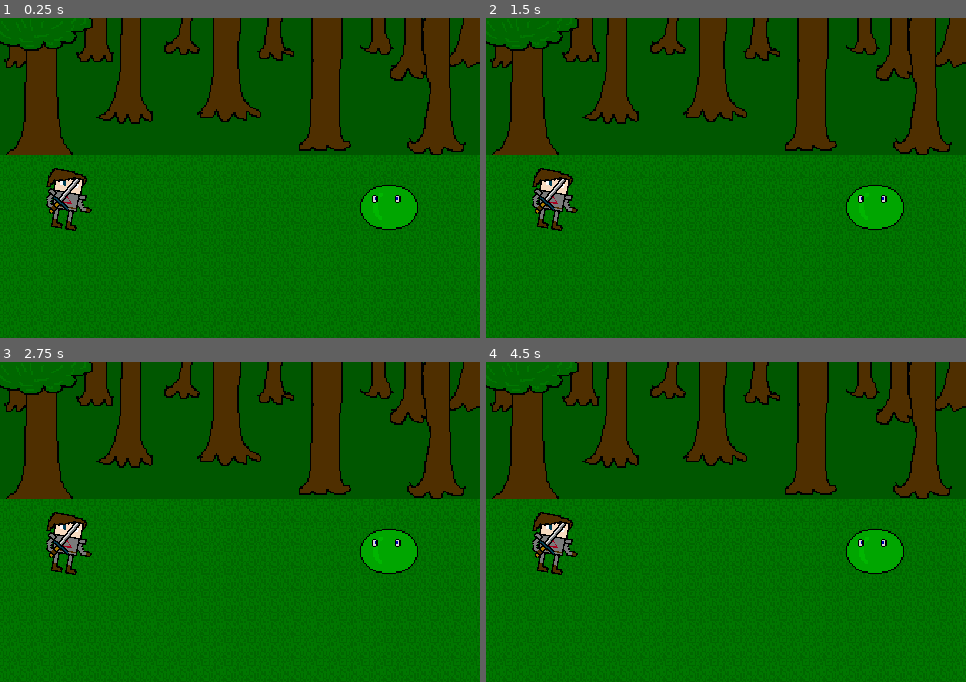
Above: before the commit, frames 1-4 (two rows, left to right).
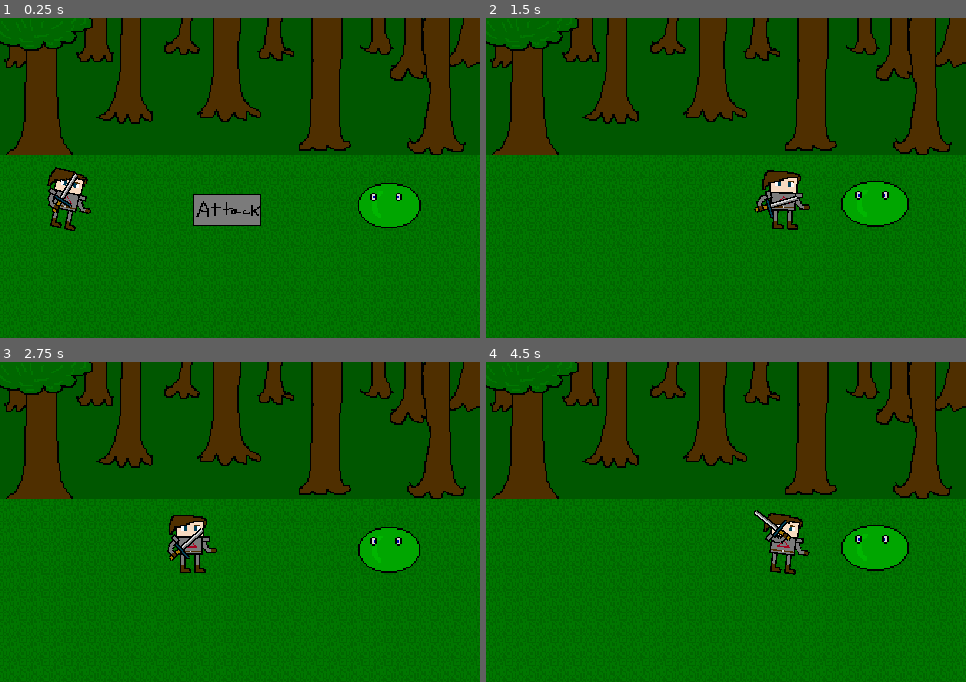
Above: after the commit, the same moments.

Repository: Enigmanark/ProjectHaven
Game: Godot game, scene res://Assets/Scenes/battle_scene.tscn
Two runs of this game, one before a commit and one after it. Both use one fixed random seed, a clock stepped at 60 frames per second and the inputs below. This scene is started directly instead of the project's main scene.
Inputs (mouse positions are in pixels of both pictures, inside the frame that each line leads up to):
- Up to frame 1 (0.25 s): no input
- Up to frame 2 (1.5 s): click (711, 210) at 0.52 s
- Up to frame 3 (2.75 s): no input
- Up to frame 4 (4.5 s): click (711, 554) at 3.52 s

The runs differ from the first frame. In frame 1, 2.3% of the frame differs, in the area x 9-88%, y 46-67%; in frame 2, 3.0%, in the area x 9-89%, y 46-67%; in frame 3, 2.7%; in frame 4, 2.9%.
Error before the commit: Attempt to call function 'play' in base 'null instance' on a null instance. (res://Assets/Prefabs/BattleSystem/Enemies/PlayAnimation.gd:6)

Commit message:
More work on the battle system

Diff:
--- a/Assets/Prefabs/BattleSystem/Enemies/PlayAnimation.gd
+++ /dev/null
@@ -1,6 +0,0 @@
-extends Sprite
-
-export(String) var animName;
-
-func _ready():
-	get_node("/AnimationPlayer").play(animName);
--- a/Assets/Prefabs/BattleSystem/Enemies/greenSlime1.tscn
+++ b/Assets/Prefabs/BattleSystem/Enemies/greenSlime1.tscn
@@ -1,8 +1,10 @@
 [gd_scene load_steps=4 format=2]
 
 [ext_resource path="res://Assets/Art/Sprites/greenSlime1.png" type="Texture" id=1]
-[ext_resource path="res://Assets/Prefabs/BattleSystem/Enemies/PlayAnimation.gd" type="Script" id=2]
-[ext_resource path="res://Assets/Prefabs/BattleSystem/Enemies/greenSlime_idle.tres" type="Animation" id=3]
+[ext_resource path="res://Assets/Prefabs/BattleSystem/Enemies/greenSlime_idle.tres" type="Animation" id=2]
+[ext_resource path="res://Assets/Scripts/BattleSystem/PlayAnimation.gd" type="Script" id=3]
+
+
 
 [node name="GreenSlime" type="Node2D" index="0"]
 
@@ -13,9 +15,7 @@
 position = Vector2( 0, -0.311928 )
 scale = Vector2( 1.0208, 1 )
 texture = ExtResource( 1 )
-script = ExtResource( 2 )
 _sections_unfolded = [ "Transform", "Z Index" ]
-animName = null
 
 [node name="AnimationPlayer" type="AnimationPlayer" parent="." index="1"]
 
@@ -24,6 +24,8 @@
 playback_process_mode = 1
 playback_default_blend_time = 0.0
 playback_speed = 1.5
-anims/greenSlime_idle = ExtResource( 3 )
+anims/greenSlime_idle = ExtResource( 2 )
 blend_times = [  ]
+script = ExtResource( 3 )
 _sections_unfolded = [ "Playback Options" ]
+animName = "greenSlime_idle"
--- a/Assets/Prefabs/BattleSystem/Players/player_attack.tres
+++ b/Assets/Prefabs/BattleSystem/Players/player_attack.tres
@@ -4,7 +4,7 @@
 
 resource_name = "player_attack"
 length = 3.5
-loop = true
+loop = false
 step = 0.2
 tracks/0/type = "value"
 tracks/0/path = NodePath(".:rotation_degrees")
@@ -13,32 +13,20 @@
 tracks/0/imported = false
 tracks/0/enabled = true
 tracks/0/keys = {
-"times": PoolRealArray( 0, 0.5 ),
-"transitions": PoolRealArray( 1, 1 ),
+"times": PoolRealArray( 0, 0.5, 3.4 ),
+"transitions": PoolRealArray( 1, 1, 1 ),
 "update": 0,
-"values": [ 0.0, 12.3922 ]
+"values": [ 0.0, 12.3922, 0.0 ]
 }
 tracks/1/type = "value"
-tracks/1/path = NodePath("test_character_battle_Layer 1:rotation_degrees")
+tracks/1/path = NodePath("PlayerArm:rotation_degrees")
 tracks/1/interp = 1
 tracks/1/loop_wrap = true
 tracks/1/imported = false
 tracks/1/enabled = true
 tracks/1/keys = {
-"times": PoolRealArray( 0, 0.5, 2, 2.8 ),
+"times": PoolRealArray( 0, 2, 2.8, 3.4 ),
 "transitions": PoolRealArray( 1, 1, 1, 1 ),
 "update": 0,
-"values": [ 48.3554, 80.6833, -70.4025, 84.2731 ]
+"values": [ 48.3554, -70.4025, 84.2731, 48.4 ]
 }
-tracks/2/type = "value"
-tracks/2/path = NodePath(".:position")
-tracks/2/interp = 1
-tracks/2/loop_wrap = true
-tracks/2/imported = false
-tracks/2/enabled = true
-tracks/2/keys = {
-"times": PoolRealArray( 0, 2, 2.8 ),
-"transitions": PoolRealArray( 1, 1, 1 ),
-"update": 0,
-"values": [ Vector2( 0, 0 ), Vector2( 120, 0 ), Vector2( 120, 0 ) ]
-}
--- a/Assets/Prefabs/BattleSystem/Players/test_character_battle1.tscn
+++ b/Assets/Prefabs/BattleSystem/Players/test_character_battle1.tscn
@@ -1,34 +1,36 @@
-[gd_scene load_steps=5 format=2]
+[gd_scene load_steps=7 format=2]
 
 [ext_resource path="res://Assets/Art/Sprites/test_character_battle_Layer 0.png" type="Texture" id=1]
-[ext_resource path="res://Assets/Art/Sprites/test_character_battle_Layer 1.png" type="Texture" id=2]
-[ext_resource path="res://Assets/Art/Sprites/test_sword.png" type="Texture" id=3]
-[ext_resource path="res://Assets/Prefabs/BattleSystem/Players/player_attack.tres" type="Animation" id=4]
+[ext_resource path="res://Assets/Scripts/BattleSystem/MoveAndAttack.gd" type="Script" id=2]
+[ext_resource path="res://Assets/Art/Sprites/test_character_battle_Layer 1.png" type="Texture" id=3]
+[ext_resource path="res://Assets/Art/Sprites/test_sword.png" type="Texture" id=4]
+[ext_resource path="res://Assets/Prefabs/BattleSystem/Players/player_attack.tres" type="Animation" id=5]
+[ext_resource path="res://Assets/Scripts/BattleSystem/PlayAnimation.gd" type="Script" id=6]
 
-[node name="test_character_battle_Layer 0" type="Sprite" index="0"]
+[node name="Player" type="Sprite" index="0"]
 
-position = Vector2( 60.3325, 0 )
-rotation = 0.179838
 texture = ExtResource( 1 )
-_sections_unfolded = [ "Transform", "Z Index" ]
+script = ExtResource( 2 )
+_sections_unfolded = [ "Offset", "Transform", "Z Index" ]
+timeToMove = 1.0
 
-[node name="test_character_battle_Layer 1" type="Sprite" parent="." index="0"]
+[node name="PlayerArm" type="Sprite" parent="." index="0"]
 
 position = Vector2( -12.1692, -3.8974 )
-rotation = 0.519465
+rotation = 0.844739
 z_index = 2
-texture = ExtResource( 2 )
+texture = ExtResource( 3 )
 centered = false
 offset = Vector2( -11, -20 )
 _sections_unfolded = [ "Offset", "Transform" ]
 
-[node name="test_sword" type="Sprite" parent="test_character_battle_Layer 1" index="0"]
+[node name="weapon" type="Sprite" parent="PlayerArm" index="0"]
 
 position = Vector2( 7.84124, -3.52391 )
 z_index = 1
 z_as_relative = false
-texture = ExtResource( 3 )
-_sections_unfolded = [ "Z Index" ]
+texture = ExtResource( 4 )
+_sections_unfolded = [ "Offset", "Transform", "Z Index" ]
 
 [node name="AnimationPlayer" type="AnimationPlayer" parent="." index="1"]
 
@@ -37,6 +39,8 @@
 playback_process_mode = 1
 playback_default_blend_time = 0.0
 playback_speed = 2.0
-anims/player_attack = ExtResource( 4 )
+anims/player_attack = ExtResource( 5 )
 blend_times = [  ]
+script = ExtResource( 6 )
 _sections_unfolded = [ "Playback Options" ]
+animName = "player_attack"
--- a/Assets/Scenes/battle_scene.tscn
+++ b/Assets/Scenes/battle_scene.tscn
@@ -1,11 +1,13 @@
-[gd_scene load_steps=5 format=2]
+[gd_scene load_steps=7 format=2]
 
 [ext_resource path="res://Assets/Tilesets/haven_tileset.tres" type="TileSet" id=1]
 [ext_resource path="res://Assets/Art/Battle_Backgrounds/background_trees.tres.png" type="Texture" id=2]
-[ext_resource path="res://Assets/Prefabs/BattleSystem/Enemies/greenSlime1.tscn" type="PackedScene" id=3]
-[ext_resource path="res://Assets/Prefabs/BattleSystem/Players/test_character_battle1.tscn" type="PackedScene" id=4]
+[ext_resource path="res://Assets/Prefabs/BattleSystem/Players/test_character_battle1.tscn" type="PackedScene" id=3]
+[ext_resource path="res://Assets/Prefabs/BattleSystem/Enemies/greenSlime1.tscn" type="PackedScene" id=4]
+[ext_resource path="res://Assets/Art/GUI/button_attack.png" type="Texture" id=5]
+[ext_resource path="res://Assets/Scripts/BattleSystem/InitiateAttack.gd" type="Script" id=6]
 
-[node name="Node2D" type="Node2D"]
+[node name="BattleScene" type="Node2D" index="0"]
 
 [node name="Camera2D" type="Camera2D" parent="." index="0"]
 
@@ -32,7 +34,9 @@
 editor_draw_limits = false
 editor_draw_drag_margin = false
 
-[node name="TileMap" type="TileMap" parent="." index="1"]
+[node name="Battle" type="Node2D" parent="." index="1"]
+
+[node name="TileMap" type="TileMap" parent="Battle" index="0"]
 
 mode = 0
 tile_set = ExtResource( 1 )
@@ -53,16 +57,46 @@
 tile_data = PoolIntArray( 393216, 0, 0, 393217, 0, 0, 393218, 0, 0, 393219, 0, 0, 393220, 0, 0, 393221, 0, 0, 393222, 0 …(2259 unchanged characters)…
 _sections_unfolded = [ "Cell" ]
 
-[node name="background_trees.tres" type="Sprite" parent="." index="2"]
+[node name="background_trees.tres" type="Sprite" parent="Battle" index="1"]
 
 texture = ExtResource( 2 )
 centered = false
 _sections_unfolded = [ "Offset" ]
 
-[node name="GreenSlime" parent="." index="3" instance=ExtResource( 3 )]
+[node name="Player" parent="Battle" index="2" instance=ExtResource( 3 )]
+
+position = Vector2( 48, 128 )
+
+[node name="GreenSlime" parent="Battle" index="3" instance=ExtResource( 4 )]
 
 position = Vector2( 272.44, 124.919 )
 
-[node name="test_character_battle_Layer 0" parent="." index="4" instance=ExtResource( 4 )]
+[node name="BattleMenu" type="Node" parent="." index="2"]
 
-position = Vector2( 48, 128 )
+[node name="AttackButton" type="TextureButton" parent="BattleMenu" index="0"]
+
+anchor_left = 0.5
+anchor_top = 0.5
+anchor_right = 0.5
+anchor_bottom = 0.5
+margin_left = -105.0
+margin_top = -37.0
+margin_right = -57.0
+margin_bottom = -5.0
+rect_scale = Vector2( 1, 0.7 )
+rect_pivot_offset = Vector2( 0, 0 )
+rect_clip_content = false
+focus_mode = 2
+mouse_filter = 0
+mouse_default_cursor_shape = 0
+size_flags_horizontal = 1
+size_flags_vertical = 1
+toggle_mode = false
+enabled_focus_mode = 2
+shortcut = null
+group = null
+texture_normal = ExtResource( 5 )
+script = ExtResource( 6 )
+_sections_unfolded = [ "Rect" ]
+
+[connection signal="pressed" from="BattleMenu/AttackButton" to="BattleMenu/AttackButton" method="_on_AttackButton_pressed"]
--- /dev/null
+++ b/Assets/Scripts/BattleSystem/InitiateAttack.gd
@@ -0,0 +1,32 @@
+extends TextureButton
+
+var attacking = false;
+var movingBack = false;
+var player;
+var attackWaitTimer = 0;
+var attackWaitTime = 0.65;
+
+func _ready():
+	player = get_parent().get_parent().get_node("Battle/Player");
+
+func attack():
+	attacking = true;
+	player.move_and_attack();
+	visible = false;
+
+func _process(delta):
+	if attacking:
+		if player.inPosition:
+			attackWaitTimer += delta;
+			if attackWaitTimer >= attackWaitTime:
+				attackWaitTimer = 0;
+				player.move_left();
+				attacking = false;
+				player.inPosition = false;
+				movingBack = true;
+	elif movingBack:
+		if player.inPosition:
+			visible = true;
+
+func _on_AttackButton_pressed():
+	attack();
--- /dev/null
+++ b/Assets/Scripts/BattleSystem/MoveAndAttack.gd
@@ -0,0 +1,35 @@
+extends Sprite
+
+var isMovingRight = false;
+var isMovingLeft = false;
+var timer = 0;
+export(float) var timeToMove = 1;
+var inPosition = false;
+
+func _ready():
+	pass
+
+func _process(delta):
+	if isMovingRight:
+		position = Vector2(position.x + (float(180) * delta), position.y);
+		timer += delta;
+		if timer >= timeToMove:
+			isMovingRight = false;
+			inPosition = true;
+			timer = 0;
+	elif isMovingLeft:
+		position = Vector2(position.x - (float(180) * delta), position.y);
+		timer += delta;
+		if timer >= timeToMove:
+			isMovingLeft = false;
+			inPosition = true;
+			timer = 0;
+
+func move_and_attack():
+	get_node("AnimationPlayer").play("player_attack");
+	isMovingRight = true;
+	inPosition = false;
+
+func move_left():
+	isMovingLeft = true;
+	inPosition = false;
--- /dev/null
+++ b/Assets/Scripts/BattleSystem/PlayAnimation.gd
@@ -0,0 +1,6 @@
+extends AnimationPlayer
+
+export(String) var animName;
+
+func _ready():
+	play(animName);
Binary file added: Assets/Art/GUI/button_attack.png
Not shown, added: Assets/Art/GUI/button_attack.png.import
